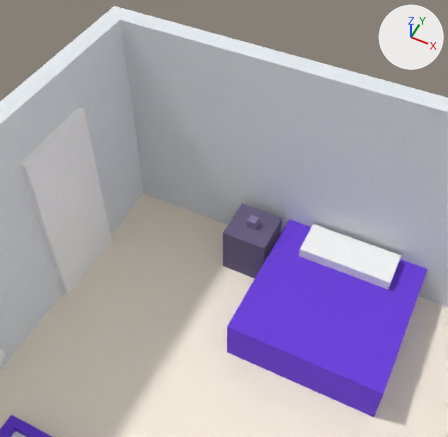
Before and after pictures for a commit that changed the Blender file assets-src/blender/chambre_night.blend.
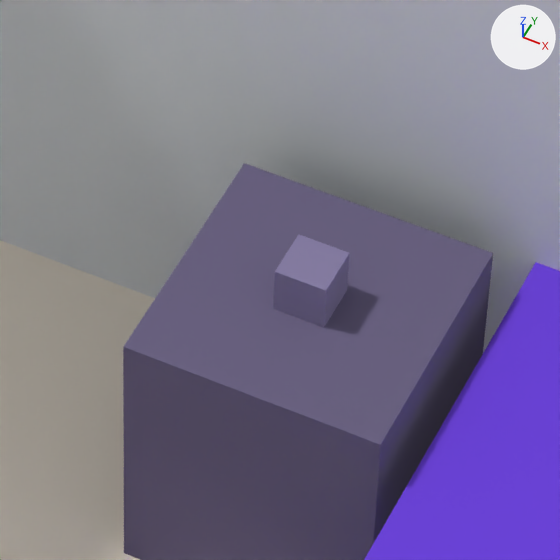
Old and new are each drawn from a 50 mm lens placed at (0.456, -2.082, 5.821), pointed at (-1.589, 2.009, 0.707) and again close up on the part from 45% to 65% of the width and 40% to 61% of the height. Lighting does not change. The marker at upper right points along +X, +Y and +Z. The older version's two pictures come first.

In view in the first close-up: 'PROP_mug_01', 'bed', 'floor', 'nightstand', 'wall_back'.
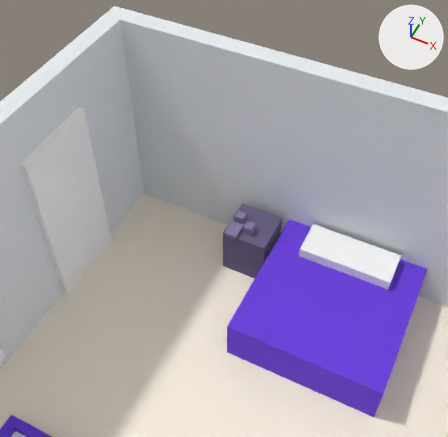
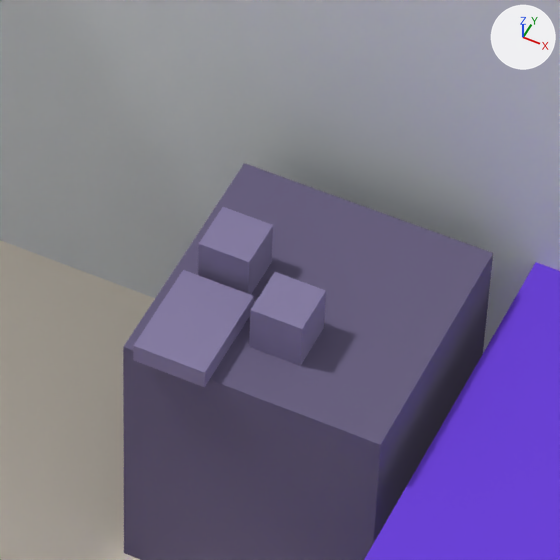
Where the change shows, as pixel boxes [x1, y1, x2, y2] in the close-ups (560 x 560 px):
'PROP_book_01', added
    after: [133, 270, 254, 387]
'PROP_mug_01', moved
    before: [273, 234, 350, 328]
    after: [249, 272, 326, 366]
'PROP_toy_01', added
    after: [198, 207, 273, 295]

What changed in the scene script:
```text
Add me_prop_book_01:
    me_prop_book_01.from_pydata(...)  # a box spanning x -0.07..0.07, y -0.1..0.1, z -0.02..0.02
    me_prop_book_01.materials.append(mat_mama_sigh)  # greyish purple #8a80a8
Add me_prop_toy_01:
    me_prop_toy_01.from_pydata(...)  # a box spanning x -0.05..0.05, y -0.05..0.05, z -0.05..0.05
    me_prop_toy_01.materials.append(mat_mama_sigh)  # greyish purple #8a80a8
Change ob_prop_mug_01:
    ob_prop_mug_01.location: (-1.3, 2.15, 0.65) -> (-1.3, 2.05, 0.65)
Add ob_prop_book_01:
    ob_prop_book_01 = bpy.data.objects.new('PROP_book_01', me_prop_book_01)
    ob_prop_book_01.location = (-1.45, 1.98, 0.62)
Add ob_prop_toy_01:
    ob_prop_toy_01 = bpy.data.objects.new('PROP_toy_01', me_prop_toy_01)
    ob_prop_toy_01.location = (-1.45, 2.15, 0.65)
```
